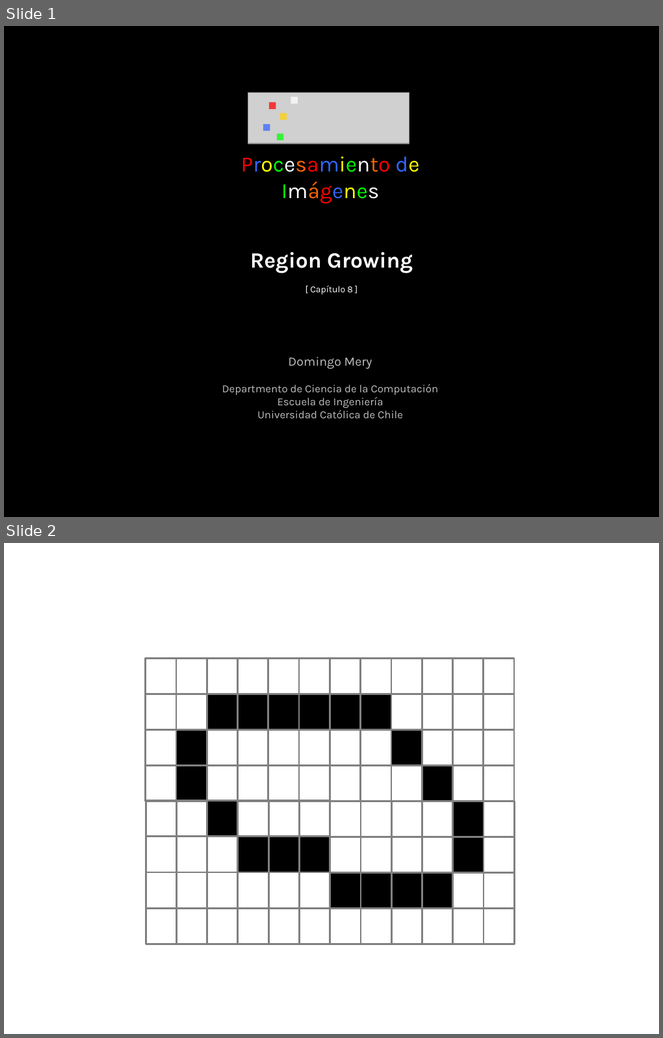
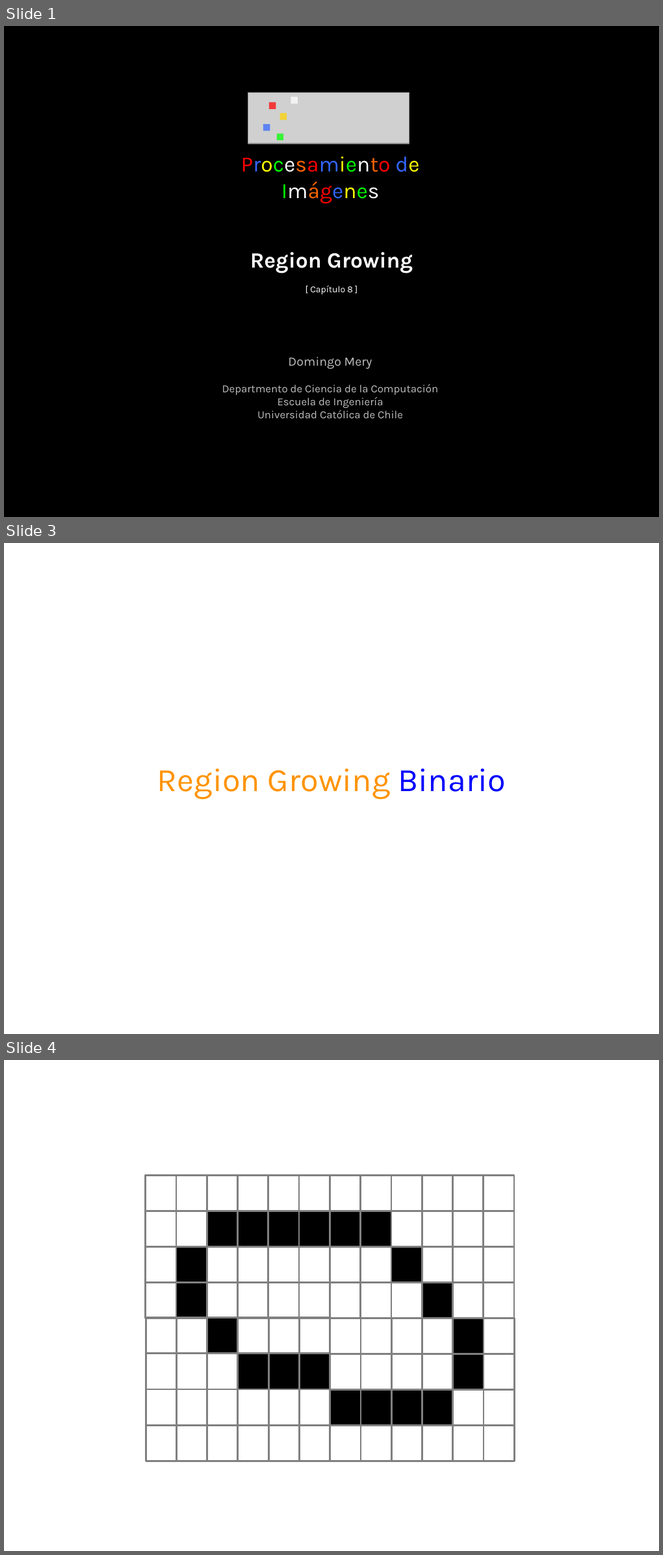
Before and after one commit to domingomery/imagenes, a slide deck: clases/Cap08_Segmentacion/presentations/IMG08_RegionGrowing.pptx. Shown one above the other, each under a label of ours: slides 1 and 2 before the commit, slides 1, 3 and 4 after it; the slides between them are not shown. The pictures are 663x1038 and 663x1555 pixels, drawn with LibreOffice and Linux fonts; fonts in the diff are those of the drawing; grey boxes stand for pictures. Boxes give left, top, right and bottom in pixels: in the first picture for what was removed or moved away, otherwise in the second. Text is boxed around its words. In the diff, an @@ line names an element or a change of style, - is before the commit and + after.

```diff
--- a/clases/Cap08_Segmentacion/presentations/IMG08_RegionGrowing.pptx
+++ b/clases/Cap08_Segmentacion/presentations/IMG08_RegionGrowing.pptx
@@ slide 3 added at [4, 543, 659, 1034], background #FFFFFF @@
@@ text added at [157, 769, 506, 800], 36 pt, text #FF9300 @@
+Region Growing Binario
@@ what was slide 2 is now slide 4 @@
```
Also in this commit, not shown: 29 slides changed, 18 other slides added, 1 slide removed, 59 other files.
